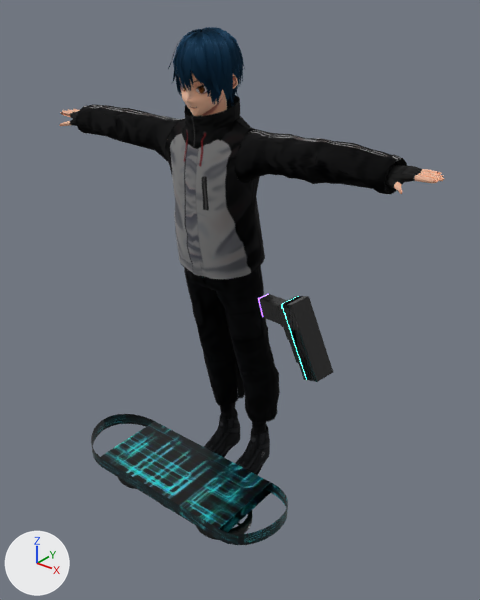
Two versions of the FBX model Assets/Hirase/Prefabs/character/man_kagami_handdown.fbx, one commit apart.
Before and after are seen from a 50 mm camera at (1.46, -1.45, 1.84) aimed at (0.06, 0.3, 0.76). The lights are fixed; the arrows at lower left show +X, +Y and +Z. Where no turn or scale is listed for an object, it has been applied to the vertices.

Objects in the first picture: 'Body', 'Face', 'Hair', '円柱.001', '立方体.001'.
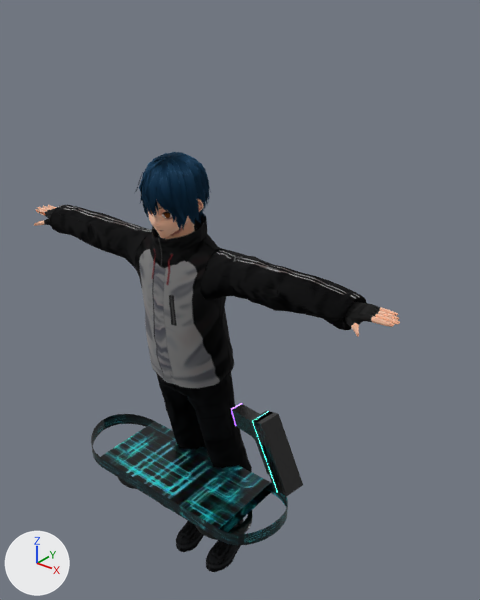
Pixel boxes [x1, y1, x2, y2] of what changed, in the pictures (480 x 600 px):
'Body', moved: before [60, 33, 445, 475]; after [34, 161, 400, 572]
'Hair', moved: before [168, 27, 245, 106]; after [134, 152, 211, 230]
'円柱.001', moved: before [258, 294, 333, 382]; after [231, 403, 303, 496]
'Face', moved: before [176, 66, 238, 116]; after [148, 199, 204, 238]

The change, as a diff of the scene's bpy script:
```diff
--- a/Assets/Hirase/Prefabs/character/man_kagami_handdown.fbx.py
+++ b/Assets/Hirase/Prefabs/character/man_kagami_handdown.fbx.py
@@ ob_円柱_001 @@
 ob_円柱_001 = bpy.data.objects.new('円柱.001', me_円柱_001)
-ob_円柱_001.location = (0.51, 0.156, 0.669)
+ob_円柱_001.location = (0.51, 0.008, 0.299)
@@ ob_hair @@
 ob_hair = bpy.data.objects.new('Hair', me_hair001__merged__baked)
-ob_hair.location = (-0.002, 0.385, -0.058)
+ob_hair.location = (-0.002, 0.21, -0.418)
@@ ob_body @@
 ob_body = bpy.data.objects.new('Body', me_body__merged__baked)
-ob_body.location = (-0.002, 0.385, -0.058)
+ob_body.location = (-0.002, 0.21, -0.418)
@@ ob_face @@
 ob_face = bpy.data.objects.new('Face', me_face__merged__baked_001)
-ob_face.location = (-0.002, 0.385, -0.058)
+ob_face.location = (-0.002, 0.21, -0.418)
```
